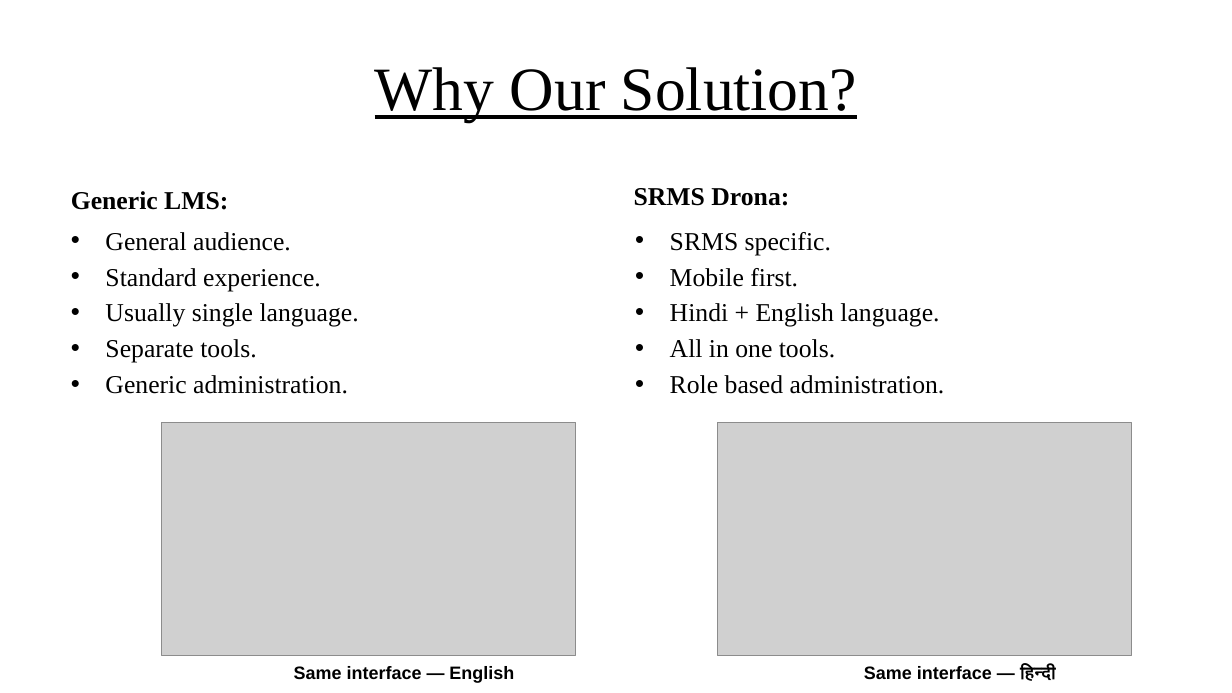
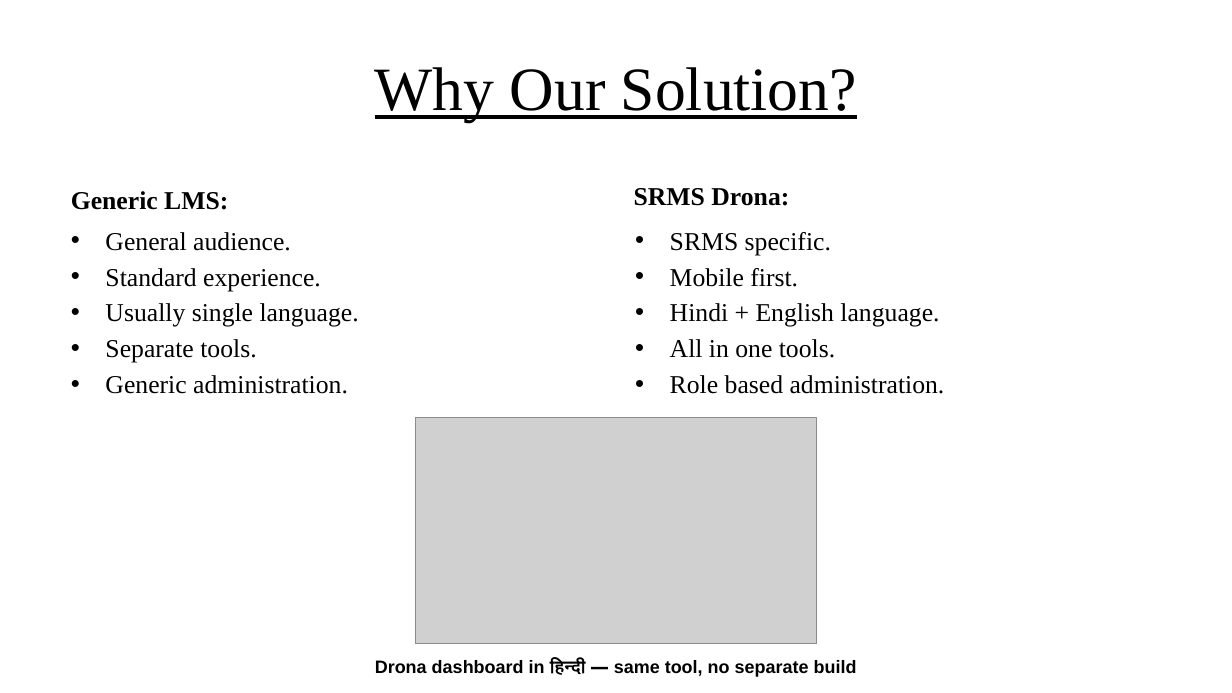
Before and after one commit to dgexplores/DRONA, a slide deck: slide 9 of docs/presentation/finalppt.pptx. Drawn at 1232x693 pixels with LibreOffice and Linux fonts; fonts in the diff are those of the drawing; grey boxes stand for pictures. Boxes give left, top, right and bottom in pixels: in the first picture for what was removed or moved away, otherwise in the second. Text is boxed around its words. In the diff, an @@ line names an element or a change of style, - is before the commit and + after.

```diff
--- a/docs/presentation/finalppt.pptx
+++ b/docs/presentation/finalppt.pptx
@@ picture: place and size @@
-picture at [717,422,1131,655]
+picture at [416,418,817,643]
@@ picture removed at [162,422,576,655] @@
@@ text removed at [294,666,514,683] @@
-Same interface — English
@@ text at [375,660,857,677]: text changed @@
-Same interface — हिन्दी
+Drona dashboard in हिन्दी — same tool, no separate build
```
Also in this commit, not shown: 1 other file.
